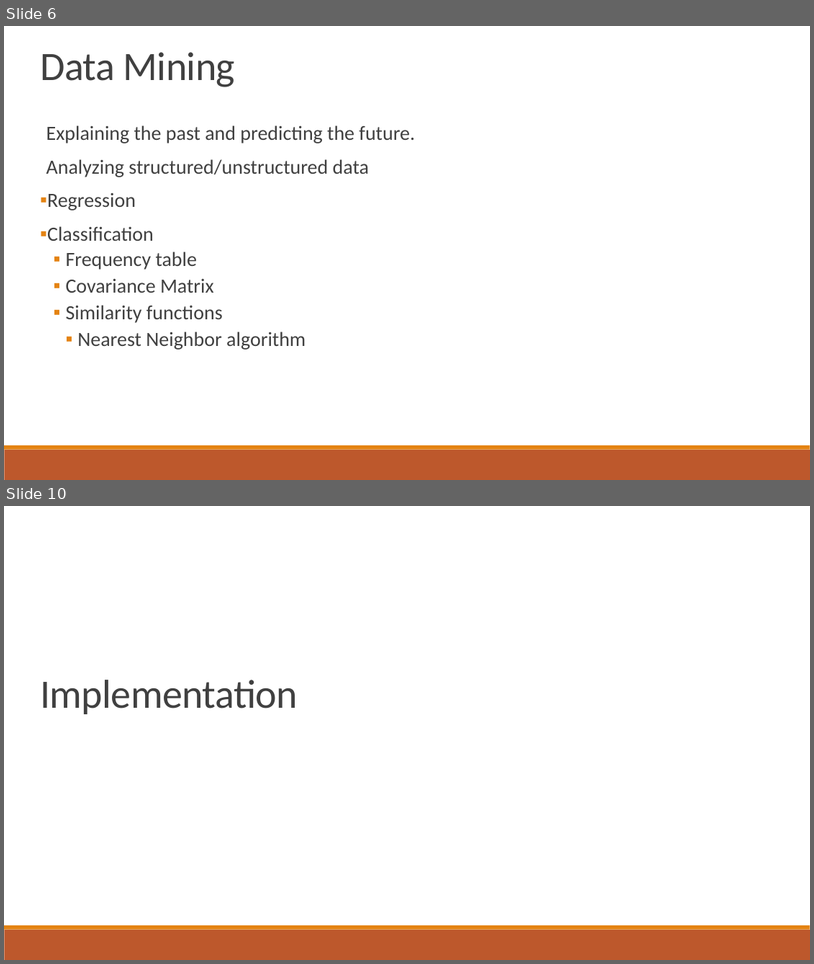
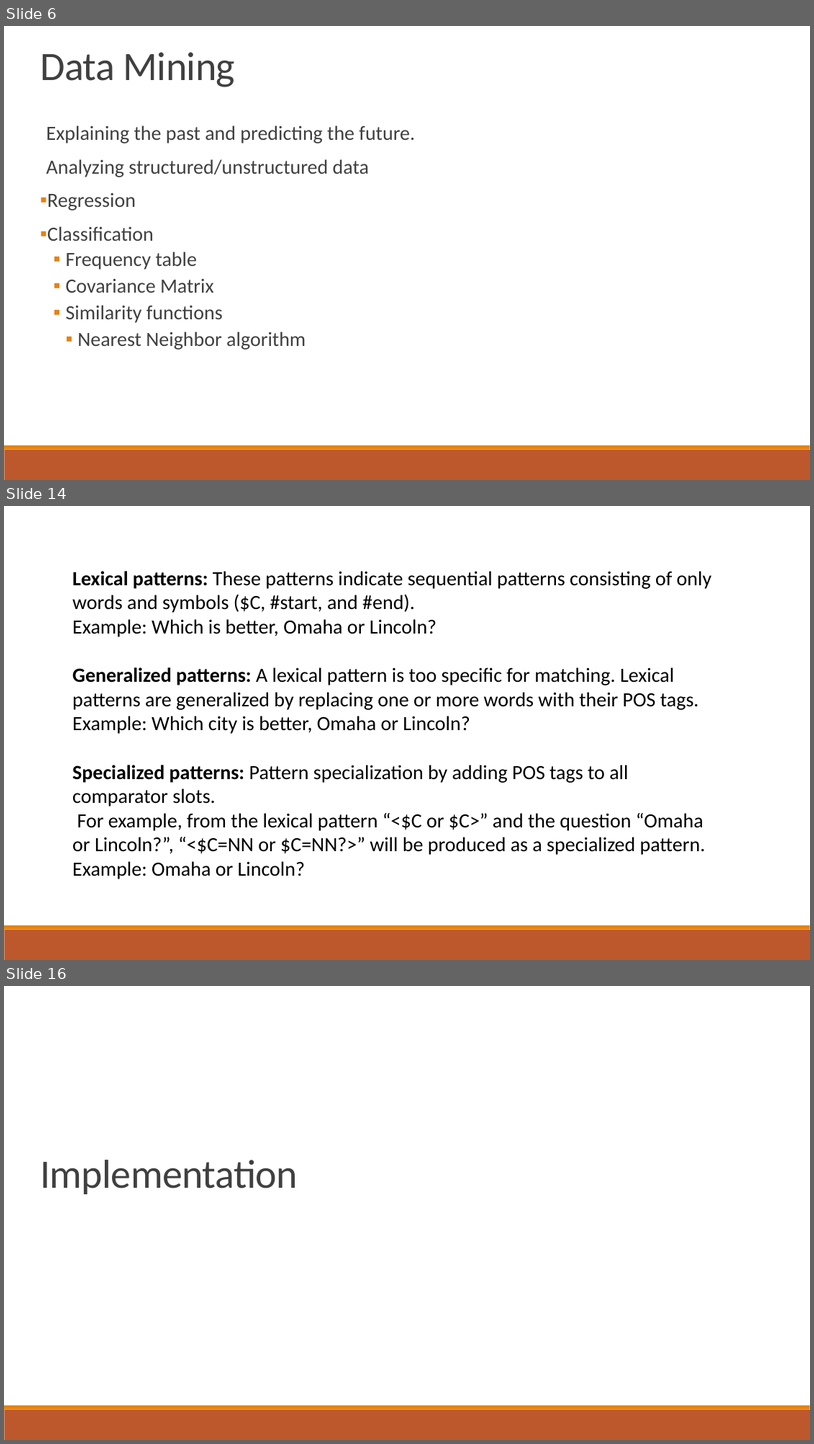
Before and after one commit to jalanreddy/GitHub, a slide deck: Presentation.pptx. Shown one above the other, each under a label of ours: slides 6 and 10 before the commit, slides 6, 14 and 16 after it; the slides between them are not shown. The pictures are 814x964 and 814x1444 pixels, drawn with LibreOffice and Linux fonts; fonts in the diff are those of the drawing. Boxes give left, top, right and bottom in pixels: in the first picture for what was removed or moved away, otherwise in the second. Text is boxed around its words. In the diff, an @@ line names an element or a change of style, - is before the commit and + after.

```diff
--- a/Presentation.pptx
+++ b/Presentation.pptx
@@ slide 14 added at <box>4,506,810,960</box>, background #FFFFFF; not listed: 2 template elements that a slide beside it also shows @@
@@ text added at <box>72,571,712,879</box>, 24 pt, text #000000 @@
+Lexical patterns: These patterns indicate sequential patterns consisting of only words and symbols ($C, #start, and #end).
+Example: Which is better, Omaha or Lincoln?
+Generalized patterns: A lexical pattern is too specific for matching. Lexical patterns are generalized by replacing one or more words with their POS tags.
+Example: Which city is better, Omaha or Lincoln?
+Specialized patterns: Pattern specialization by adding POS tags to all comparator slots.
+For example, from the lexical pattern “<$C or $C>” and the question “Omaha or Lincoln?”, “<$C=NN or $C=NN?>” will be produced as a specialized pattern.
+Example: Omaha or Lincoln?
@@ what was slide 10 is now slide 16 @@
```
Also in this commit, not shown: 6 slides changed, 31 other slides added, 2 other files.
